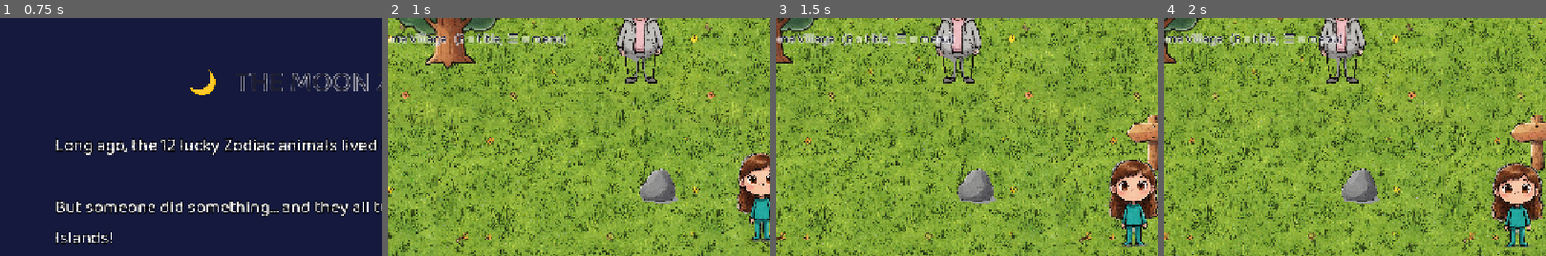
Above: before the commit, frames 1-4 (left to right).
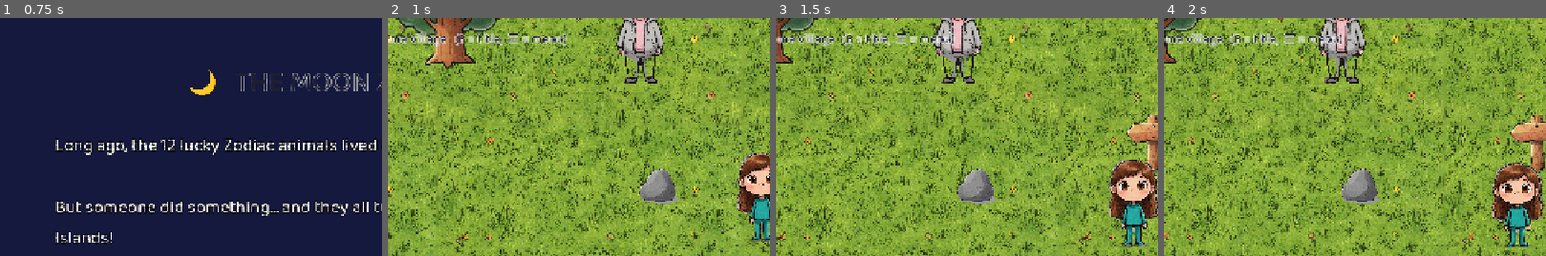
Above: after the commit, the same moments.

Repository: andyfreed/isla-emmy-deck
Game: Godot game, scene res://main.tscn
Two runs of this game, one before a commit and one after it. Both use one fixed random seed, a clock stepped at 60 frames per second and the inputs below.
Inputs (mouse positions are % of the whole screen's width and height, from its top left):
- Up to frame 1 (0.75 s): tap A at 0.5 s; move the mouse to (72, 45) at 0.52 s; hold Right (ui_right) from 0.53 s (still down); click (72, 45) at 0.67 s
- Up to frame 2 (1 s): keep holding Right (ui_right); tap Enter (ui_accept) at 0.77 s
- Up to frame 3 (1.5 s): release Right (ui_right) at 1.25 s; drag from (30, 55) to (45, 70) at 1.27 s
- Up to frame 4 (2 s): no input
The pictures show only the part of the screen within x 4-54%, y 0-50%; the shares and areas given below are measured in that part.

Frame 1 is identical in both runs. In frame 2, less than 0.1% of the frame differs, in the area x 61-73%, y 2-28%; in frame 3, less than 0.1%; in frame 4, less than 0.1%, in the area x 42-51%, y 15-28%.

Commit message:
Repair grandma.png legs: fill bg-removal voids inside the figure
Andy: pants still showed grass. Real cause (per-pixel scan): not uniform
translucency — background removal deleted chunks of the pant fabric, so
fully transparent voids sat INSIDE the silhouette. The runtime alpha-lift
shader could never fix holes, so it's removed in favor of baked repairs:

- scripts/fix-grandma-legs.gd: one-off surgery — close the silhouette
  over the legs (bridges gaps to ~24px), inpaint void color from solid
  neighbours, solidify leftover interior fuzz; applied to the asset
- scripts/fix-npc-alpha.gd: generic interior-alpha bake for NPC exports,
  run by pull-art.sh after each npcs/ sync (self-heals future drops)
- main.gd: drop the _solid_material shader (superseded)
- art side asked for a proper grandma v2 (solid lower body) in mailbox

Co-Authored-By: Claude Fable 5 <noreply@anthropic.com>
Claude-Session: https://claude.ai/code/session_01Pj6rLv3ZB9ibZXavBU1qyt

Diff:
--- /dev/null
+++ b/scripts/fix-grandma-legs.gd
@@ -0,0 +1,91 @@
+extends SceneTree
+## One-off surgery for grandma.png: background removal ate chunks of her pants,
+## leaving transparent voids INSIDE the figure (grass showed through in-game).
+## Morphologically close the silhouette over the legs region, fill the enclosed
+## voids, and inpaint their color from the surrounding solid pixels.
+##   godot --headless -s scripts/fix-grandma-legs.gd   (from the repo root)
+## Superseded whenever the art side delivers a grandma v2 with a solid lower
+## body — re-run only if that export shows the same voids.
+
+const PATH := "assets/npcs/grandma.png"
+const ROI := Rect2i(250, 550, 450, 602)   # below the shoulders: hem + legs + shoes
+const K := 12                             # closes silhouette gaps up to ~24 px wide
+
+func _init() -> void:
+	var img := Image.load_from_file(PATH)
+	img.convert(Image.FORMAT_RGBA8)
+	var roi := img.get_region(ROI)
+	var w := roi.get_width()
+	var h := roi.get_height()
+	var data := roi.get_data()
+	var n := w * h
+	var mask := PackedByteArray()
+	mask.resize(n)
+	for i in n:
+		mask[i] = 1 if data[i * 4 + 3] >= 25 else 0
+	var closed := _morph(_morph(mask, w, h, K, true), w, h, K, false)
+	# grow color into the enclosed voids from solid neighbours, one px per sweep
+	var filled := 0
+	var frontier := true
+	while frontier:
+		frontier = false
+		for y in h:
+			for x in w:
+				var i := y * w + x
+				if mask[i] == 1 or closed[i] == 0:
+					continue
+				var r := 0
+				var g := 0
+				var b := 0
+				var c := 0
+				for o: Array in [[-1, 0], [1, 0], [0, -1], [0, 1]]:
+					var xx: int = x + o[0]
+					var yy: int = y + o[1]
+					if xx < 0 or yy < 0 or xx >= w or yy >= h:
+						continue
+					var j := yy * w + xx
+					if mask[j] == 1 and data[j * 4 + 3] >= 200:
+						r += data[j * 4]
+						g += data[j * 4 + 1]
+						b += data[j * 4 + 2]
+						c += 1
+				if c > 0:
+					data[i * 4] = r / c
+					data[i * 4 + 1] = g / c
+					data[i * 4 + 2] = b / c
+					data[i * 4 + 3] = 255
+					mask[i] = 1
+					filled += 1
+					frontier = true
+	# solidify leftover semi-alpha fuzz inside the closed figure
+	var lifted := 0
+	for i in n:
+		if closed[i] == 1 and data[i * 4 + 3] >= 25 and data[i * 4 + 3] < 255:
+			data[i * 4 + 3] = 255
+			lifted += 1
+	print("filled %d void px, lifted %d semi px" % [filled, lifted])
+	var out := Image.create_from_data(w, h, false, Image.FORMAT_RGBA8, data)
+	img.blit_rect(out, Rect2i(0, 0, w, h), ROI.position)
+	img.save_png(PATH)
+	print("saved %s" % PATH)
+	quit()
+
+
+func _morph(src: PackedByteArray, w: int, h: int, k: int, grow: bool) -> PackedByteArray:
+	var cur := src.duplicate()
+	for pass_i in k:
+		var nxt := cur.duplicate()
+		for y in h:
+			for x in w:
+				var i := y * w + x
+				var edge := x == 0 or y == 0 or x == w - 1 or y == h - 1
+				if grow:
+					if cur[i] == 0 and not edge and (cur[i - 1] == 1 or cur[i + 1] == 1
+							or cur[i - w] == 1 or cur[i + w] == 1):
+						nxt[i] = 1
+				else:
+					if cur[i] == 1 and (edge or cur[i - 1] == 0 or cur[i + 1] == 0
+							or cur[i - w] == 0 or cur[i + w] == 0):
+						nxt[i] = 0
+		cur = nxt
+	return cur
--- /dev/null
+++ b/scripts/fix-npc-alpha.gd
@@ -0,0 +1,60 @@
+extends SceneTree
+## Bake NPC garment interiors opaque. Run from the repo root:
+##   godot --headless -s scripts/fix-npc-alpha.gd
+## (pull-art.sh runs it automatically after syncing npcs/)
+##
+## Some art exports paint clothing at 40-70% alpha, so the ground shows through
+## characters in-game. Any pixel deeper than EDGE px from transparency is lifted
+## to full alpha; soft anti-aliased rims and true see-through gaps keep theirs.
+
+const DIR := "assets/npcs"
+const SOLID_A := 25   # 0-255; >= this counts as painted figure
+const EDGE := 3       # px of soft rim left untouched
+
+func _init() -> void:
+	var dir := DirAccess.open(DIR)
+	if dir == null:
+		print("fix-npc-alpha: run from the repo root (assets/npcs not found)")
+		quit(1)
+		return
+	for f in dir.get_files():
+		if f.ends_with(".png"):
+			_fix(DIR + "/" + f)
+	quit()
+
+
+func _fix(path: String) -> void:
+	var img := Image.load_from_file(path)
+	img.convert(Image.FORMAT_RGBA8)
+	var w := img.get_width()
+	var h := img.get_height()
+	var data := img.get_data()
+	var mask := PackedByteArray()
+	mask.resize(w * h)
+	for i in w * h:
+		mask[i] = 1 if data[i * 4 + 3] >= SOLID_A else 0
+	# erode EDGE times (4-neighbour): what survives is > EDGE px from any
+	# transparent pixel — the garment interior, never the soft rim
+	for pass_i in EDGE:
+		var nxt := mask.duplicate()
+		for y in h:
+			var row := y * w
+			for x in w:
+				var i := row + x
+				if mask[i] == 0:
+					continue
+				if x == 0 or y == 0 or x == w - 1 or y == h - 1 \
+						or mask[i - 1] == 0 or mask[i + 1] == 0 \
+						or mask[i - w] == 0 or mask[i + w] == 0:
+					nxt[i] = 0
+		mask = nxt
+	var changed := 0
+	for i in w * h:
+		if mask[i] == 1 and data[i * 4 + 3] < 255:
+			data[i * 4 + 3] = 255
+			changed += 1
+	if changed == 0:
+		print("%s: already solid" % path)
+		return
+	Image.create_from_data(w, h, false, Image.FORMAT_RGBA8, data).save_png(path)
+	print("%s: solidified %d px" % [path, changed])
--- a/scripts/main.gd
+++ b/scripts/main.gd
@@ -371,7 +371,6 @@
 	# villagers: Grandma Diane out for a stroll near the well
 	var grandma := _make_sprite("res://assets/npcs/grandma.png", grandma_pos, 275.0)
 	grandma.offset.y += 104.0   # art leaves empty canvas below her feet
-	grandma.material = _solid_material()   # her art's pants are semi-transparent
 	world.add_child(grandma)
 	_add_obstacle(grandma_pos, Vector2(46, 20))
 	if Globals.mount_unlocked:   # This Guy waits out front of Grandpa's store
@@ -1001,18 +1000,6 @@
 	talk_bubble = null
 
 
-## The delivered grandma art paints garment interiors semi-transparent (pants
-## ~40-70% alpha — grass showed through). Lift interior alpha to solid; soft
-## anti-aliased edges below the threshold keep their softness. Harmless no-op
-## once the art side re-exports with opaque interiors.
-func _solid_material() -> ShaderMaterial:
-	var sh := Shader.new()
-	sh.code = "shader_type canvas_item;\nvoid fragment() {\n\tif (COLOR.a > 0.30) {\n\t\tCOLOR.a = min(1.0, COLOR.a * 2.2);\n\t}\n}\n"
-	var mat := ShaderMaterial.new()
-	mat.shader = sh
-	return mat
-
-
 ## This Guy — the girls' pink llama plush as an adoptable mount (bought from
 ## Grandpa). Land travel only: he multiplies walking speed; the balloon keeps
 ## the between-islands job (his rainbow wing is just for style).
Binary file changed: assets/npcs/grandma.png
Binary file changed: assets/npcs/this_guy.png
Not shown, added: scripts/fix-grandma-legs.gd.uid
Not shown, added: scripts/fix-npc-alpha.gd.uid
Not shown, changed: scripts/pull-art.sh
